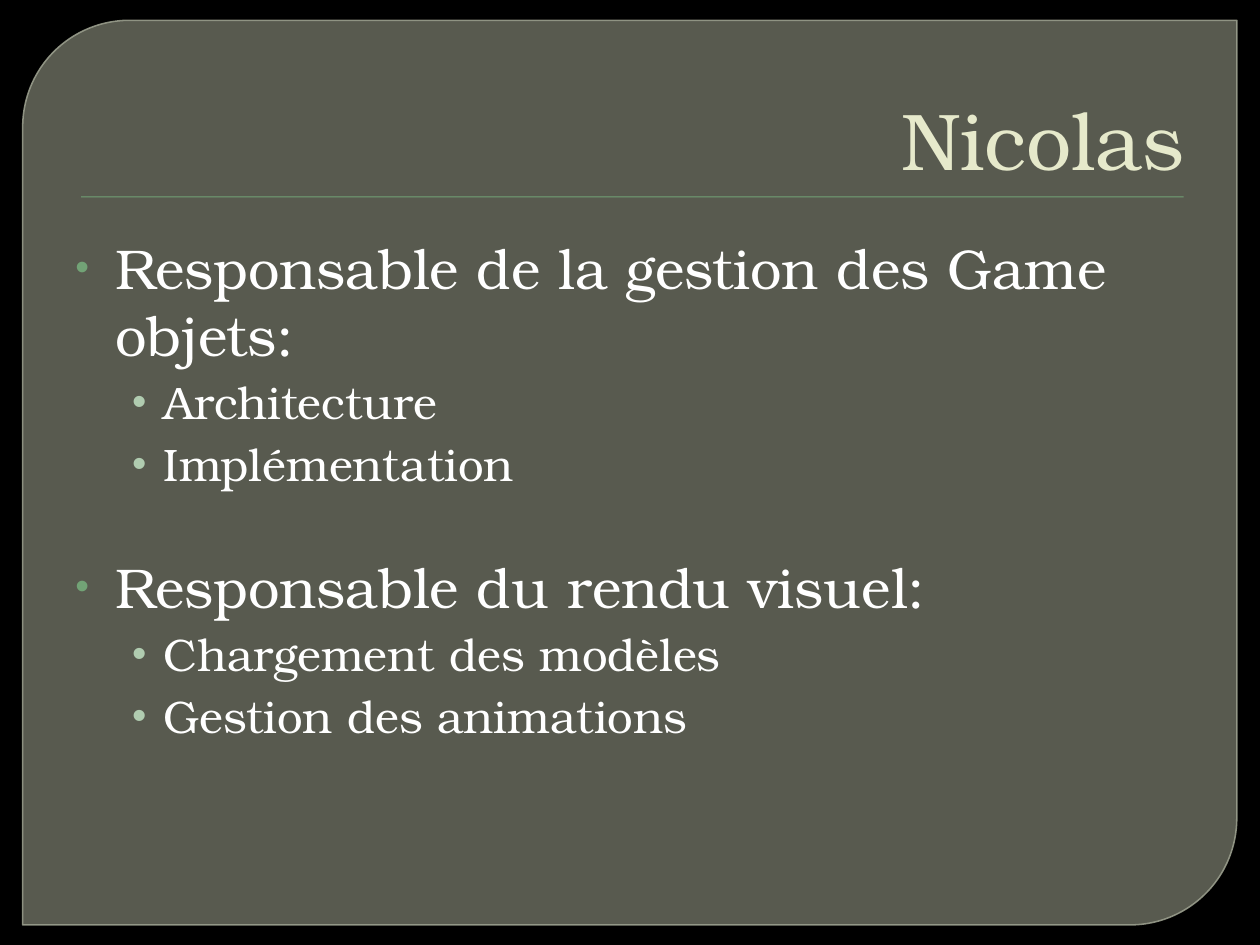
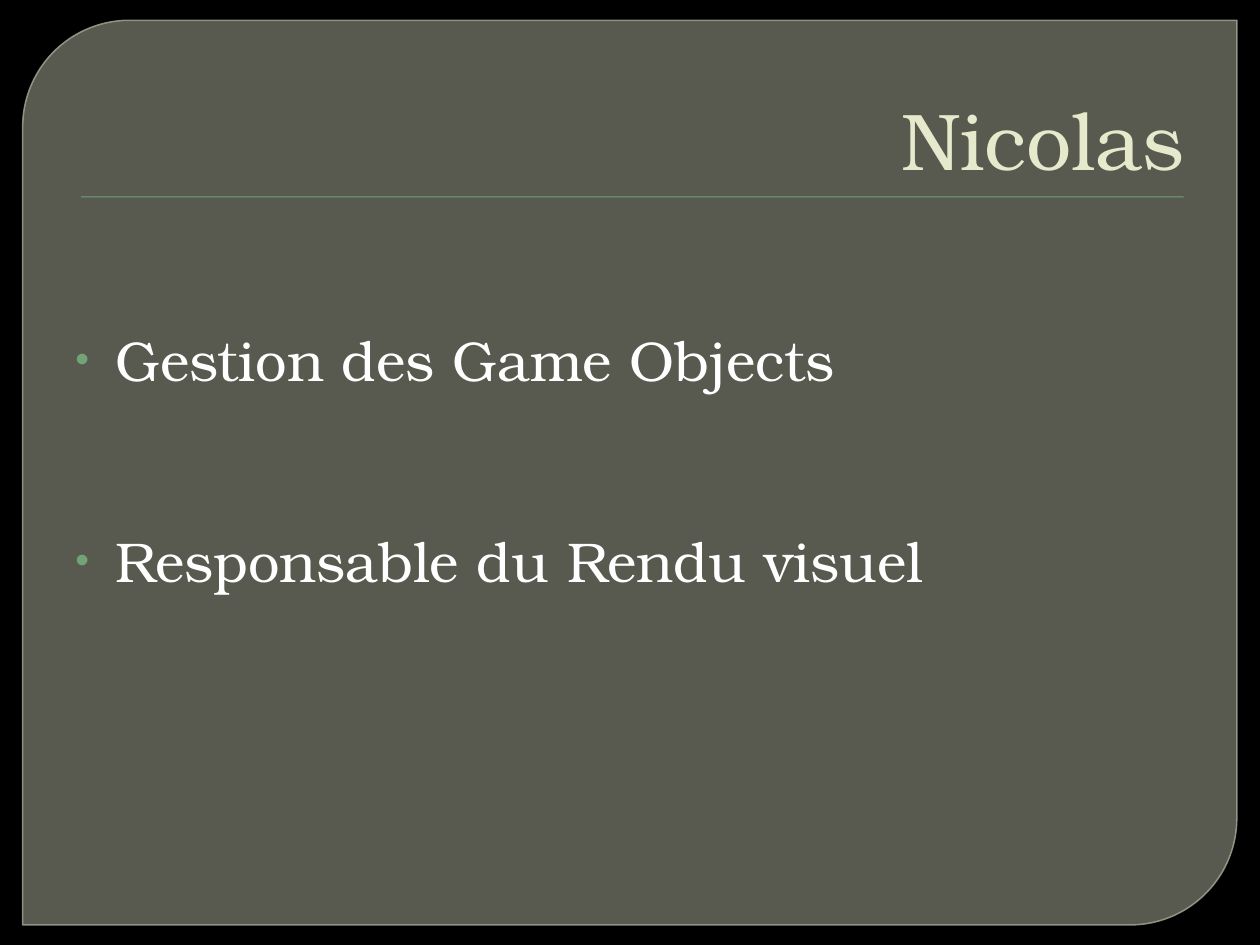
Before and after one commit to Raphy/bomberman, a slide deck: slide 19 of Bomberman - Présentation.pptx (slide 18 before the commit). Drawn at 1260x945 pixels with LibreOffice and Linux fonts; fonts in the diff are those of the drawing; background and template pictures are left out. Boxes give left, top, right and bottom in pixels: in the first picture for what was removed or moved away, otherwise in the second. Text is boxed around its words. In the diff, an @@ line names an element or a change of style, - is before the commit and + after.

```diff
--- a/Bomberman - Présentation.pptx
+++ b/Bomberman - Présentation.pptx
@@ text at [116, 341, 923, 595]: text changed; size 26 to 32 pt @@
-• Responsable de la gestion des Game objets:
-  • Architecture
-  • Implémentation
-• Responsable du rendu visuel:
-  • Chargement des modèles
-  • Gestion des animations
+• Gestion des Game Objects
+• Responsable du Rendu visuel
```
Also in this commit, not shown: 1 other slide changed, 5 slides added, 4 slides removed.
